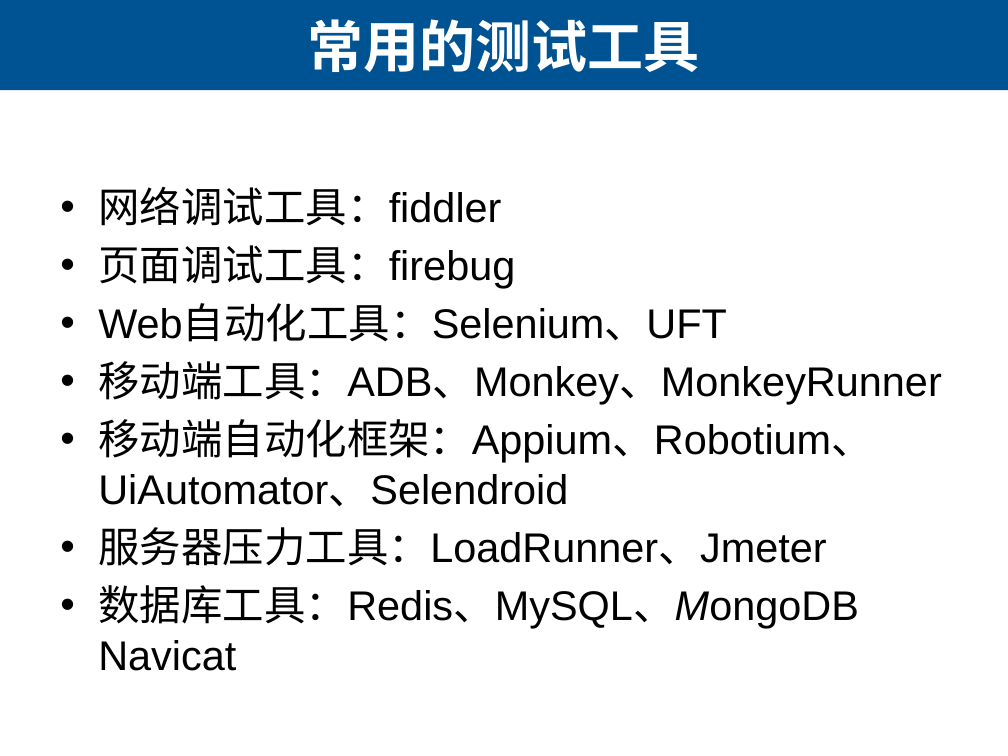
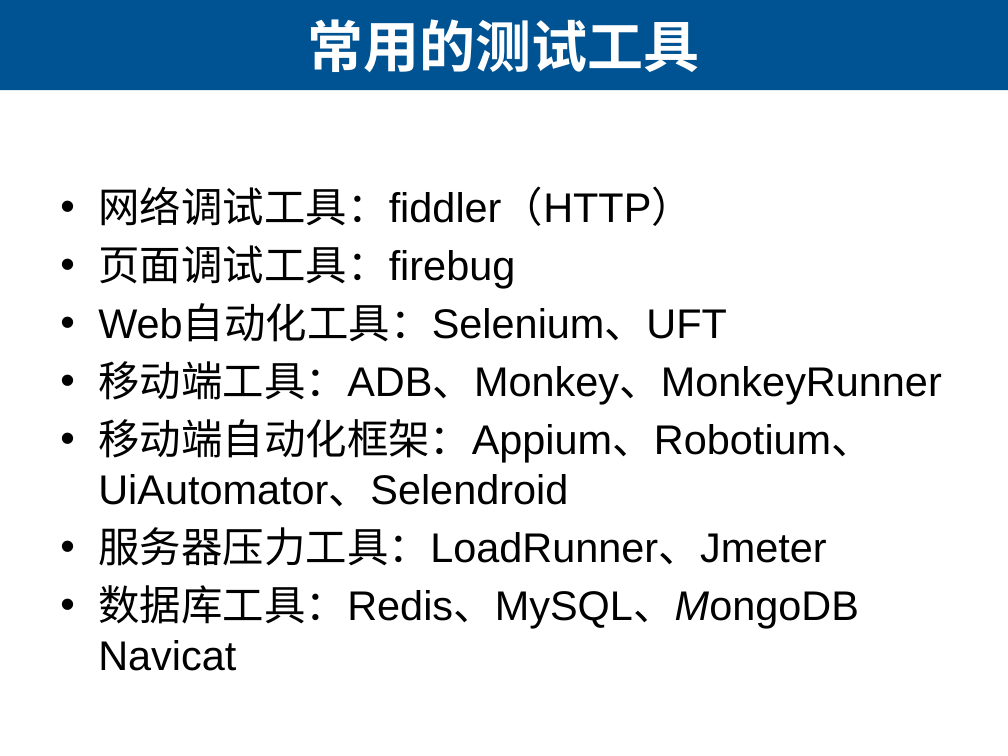
Before and after one commit to lihuanzhen/load-testing, a slide deck: slide 14 of 一道面试题.pptx. Drawn at 1008x756 pixels with LibreOffice and Linux fonts; fonts in the diff are those of the drawing. Boxes give left, top, right and bottom in pixels: in the first picture for what was removed or moved away, otherwise in the second. Text is boxed around its words. In the diff, an @@ line names an element or a change of style, - is before the commit and + after.

```diff
--- a/一道面试题.pptx
+++ b/一道面试题.pptx
@@ text at [98,186,693,226]: text changed @@
-• 网络调试工具：fiddler
+• 网络调试工具：fiddler（HTTP）
```
Also in this commit, not shown: 1 other slide changed, 2 other files.
